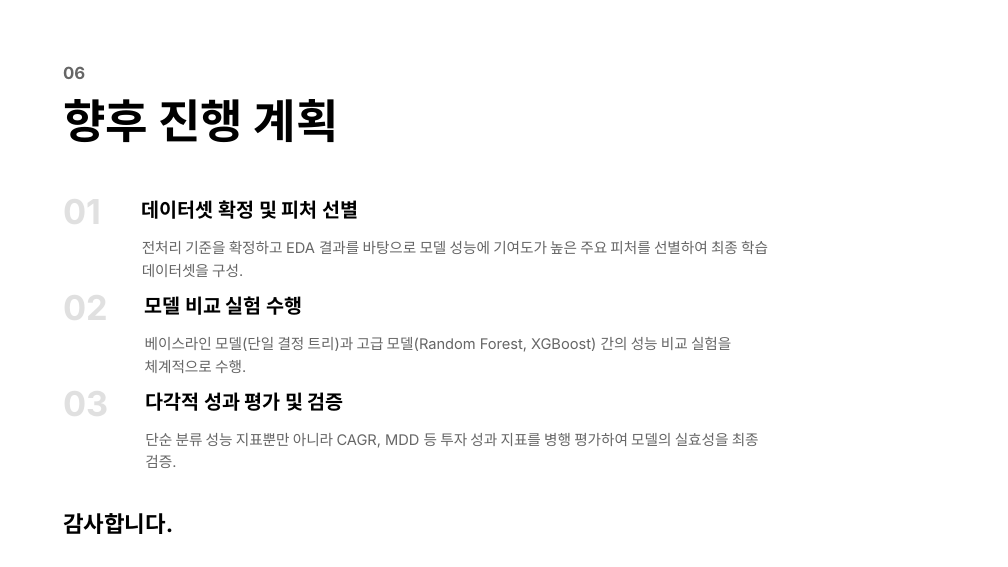
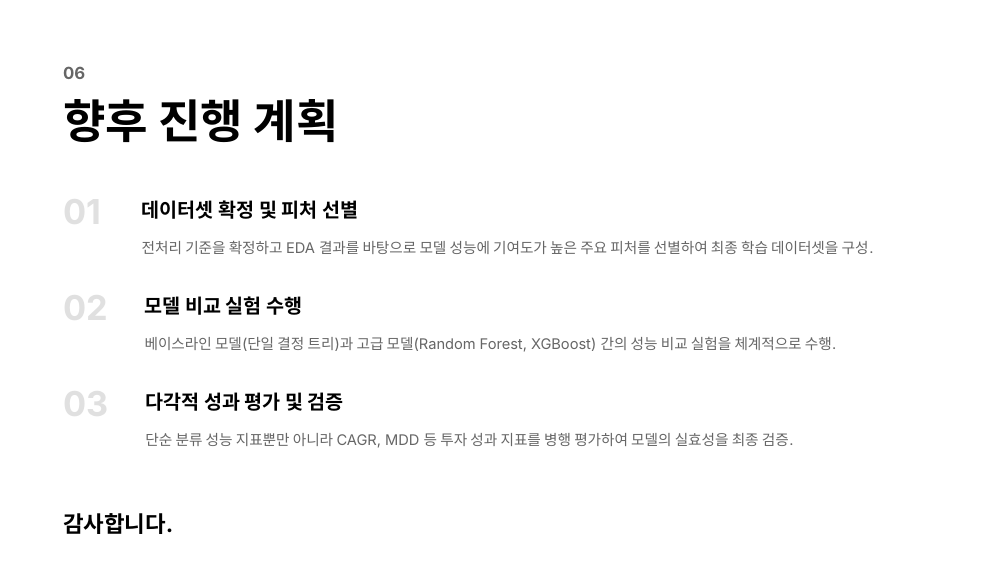
Before and after one commit to SJW1212/ML_project, a slide deck: slide 7 of 추가산출물/team10중간발표자료.pptx. Drawn at 1008x567 pixels with LibreOffice and Linux fonts; fonts in the diff are those of the drawing. Boxes give left, top, right and bottom in pixels: in the first picture for what was removed or moved away, otherwise in the second. Text is boxed around its words. In the diff, an @@ line names an element or a change of style, - is before the commit and + after.

Commit message:
Updated Changes

```diff
--- a/추가산출물/team10중간발표자료.pptx
+++ b/추가산출물/team10중간발표자료.pptx
@@ text "전처리 기준을 확정하고 EDA 결과를 ..." rewrapped from [142,241,768,277] to [142,241,874,254] @@
@@ text "베이스라인 모델(단일 결정 트리)과 고급 ..." rewrapped from [145,337,731,373] to [145,337,836,352] @@
@@ text "단순 분류 성능 지표뿐만 아니라 ..." rewrapped from [145,433,759,468] to [145,433,794,448] @@
```
